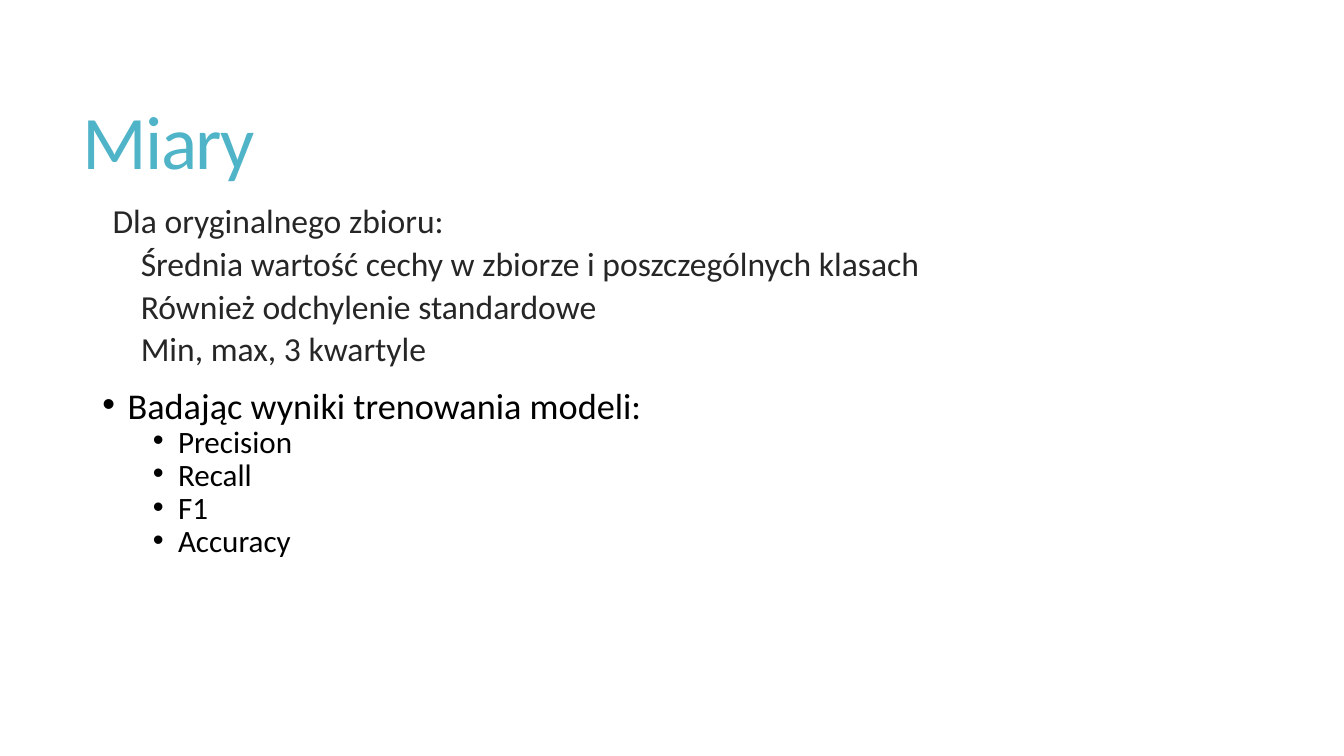
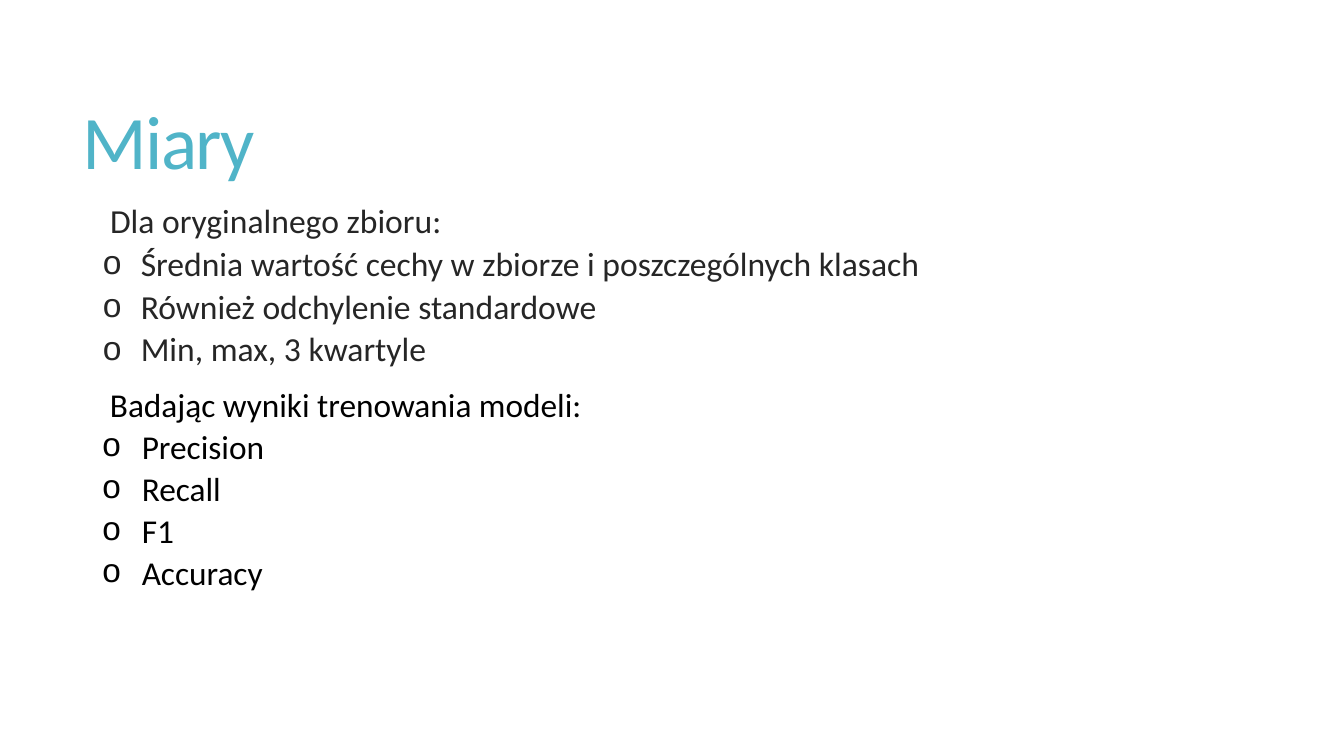
Before and after one commit to matlaczj/Glass-Classification-Project, a slide deck: slide 5 of Prezentacja.pptx. Drawn at 1344x756 pixels with LibreOffice and Linux fonts; fonts in the diff are those of the drawing. Boxes give left, top, right and bottom in pixels: in the first picture for what was removed or moved away, otherwise in the second. Text is boxed around its words. In the diff, an @@ line names an element or a change of style, - is before the commit and + after.

```diff
--- a/Prezentacja.pptx
+++ b/Prezentacja.pptx
@@ text "Dla oryginalnego zbioru:" at <box>110,209,919,367</box>: bullet   to none; bullet   to o @@
@@ text "Badając wyniki trenowania modeli:" at <box>110,394,581,591</box>: size 25.9 to 23.8 pt in "Badając wyniki trenowania modeli:"; size 22.2 to 23.8 pt in "Precision", "Recall", "F1", "Accuracy"; bullet • to none; bullet • to o; list level 2 to 1 in "Precision"; list level 2 to 1 in "Recall"; list level 2 to 1 in "F1"; list level 2 to 1 in "Accuracy" @@
```
Also in this commit, not shown: 4 other slides changed.
